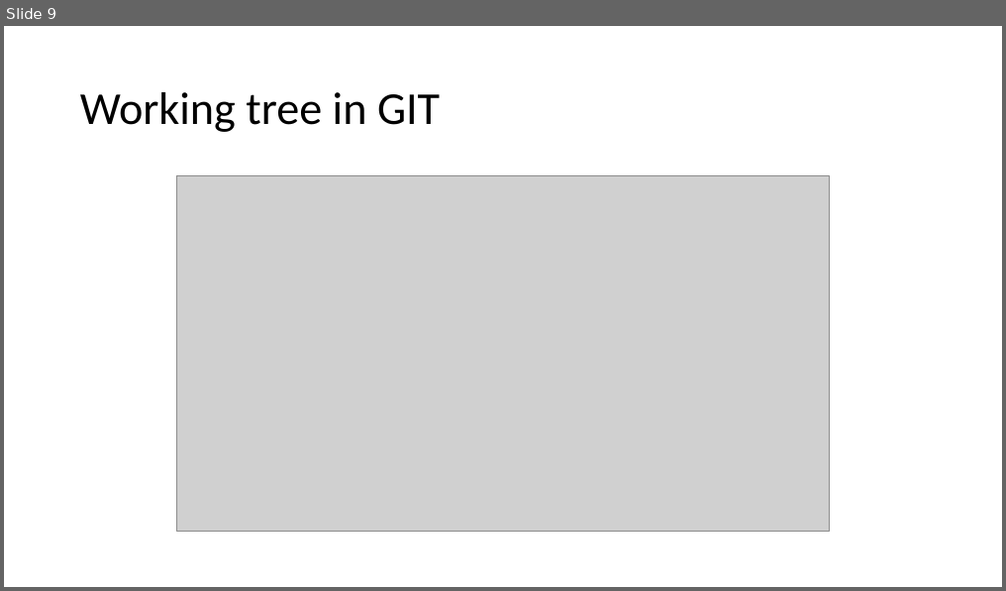
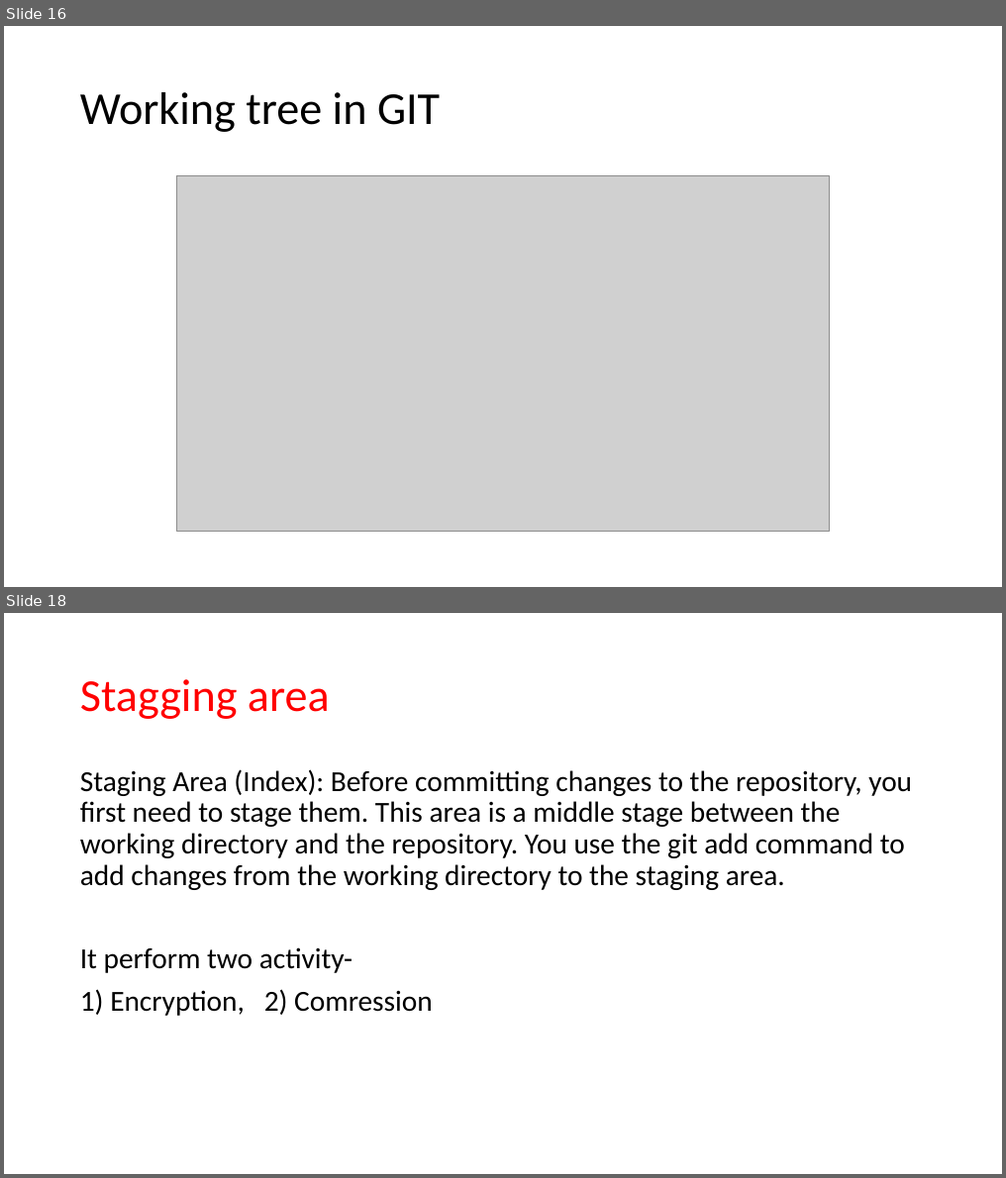
Before and after one commit to JanbaskDevops/Batch1, a slide deck: MyLearnings/CICD/Class5- Azure Repository/Class presentation.pptx. Shown one above the other, each under a label of ours: slide 9 before the commit, slides 16 and 18 after it; the slides between them are not shown. The pictures are 1006x591 and 1006x1178 pixels, drawn with LibreOffice and Linux fonts; fonts in the diff are those of the drawing; grey boxes stand for pictures. Boxes give left, top, right and bottom in pixels: in the first picture for what was removed or moved away, otherwise in the second. Text is boxed around its words. In the diff, an @@ line names an element or a change of style, - is before the commit and + after.

```diff
--- a/MyLearnings/CICD/Class5- Azure Repository/Class presentation.pptx
+++ b/MyLearnings/CICD/Class5- Azure Repository/Class presentation.pptx
@@ slide 18 added at [4, 613, 1002, 1174], background #FFFFFF @@
@@ title added at [80, 679, 330, 719], 44 pt, text #FF0000 @@
+Stagging area
@@ text added at [80, 769, 912, 1016], 28 pt, text #000000 @@
+Staging Area (Index): Before committing changes to the repository, you first need to stage them. This area is a middle stage between the working directory and the repository. You use the git add command to add changes from the working directory to the staging area.
+It perform two activity-
+1) Encryption, 2) Comression
@@ what was slide 9 is now slide 16 @@
```
Also in this commit, not shown: 15 other slides added, 18 other files.
